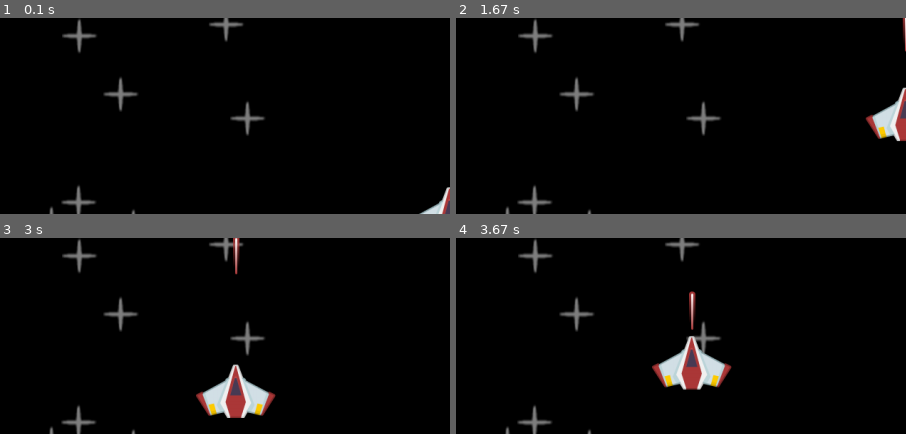
Above: before the commit, frames 1-4 (two rows, left to right).
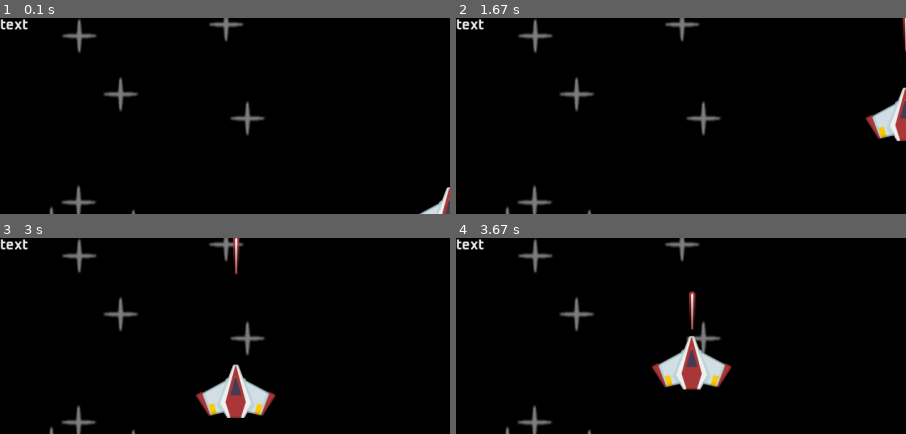
Above: after the commit, the same moments.

Repository: 7IronSnow7/Pygame
Game: pygame game, started from spaceshooter/main.py
Same seed, same stepped clock (60 frames per second), same inputs: the game is played once before the commit and once after it.
Inputs:
- Up to frame 1 (0.1 s): no input
- Up to frame 2 (1.67 s): tap Space at 0.33, 1.23, 1.53 s; hold Up 1.17-1.63 s
- Up to frame 3 (3 s): hold Left 1.67-2.13 s; tap Space at 1.73, 2.03, 2.23, 2.53, 2.8 s; hold Left 2.17-2.7 s; hold Down from 2.73 s (still down)
- Up to frame 4 (3.67 s): release Down at 3.03 s; hold Up from 3.5 s (still down); tap Space at 3.57 s
The pictures show only the part of the screen within x 0-50%, y 0-50%; the shares and areas given below are measured in that part.

The runs differ from the first frame. In frame 1, 0.2% of the frame differs, in the area x 0-7%, y 0-7%; in frame 2, 0.2%; in frame 3, 0.2%; in frame 4, 0.2%.

Commit message:
Added some text to the game which will be displaying game score etc.

Diff:
--- a/spaceshooter/main.py
+++ b/spaceshooter/main.py
@@ -80,6 +80,8 @@
         collided_sprites = pygame.sprite.spritecollide(laser, meteor_sprites, True)
         if collided_sprites:
             laser.kill()
+
+
 # General setup
 pygame.init()
 window_width, window_height = 1263, 551
@@ -93,6 +95,8 @@
 star_surf = pygame.image.load(join("spaceshooter", "images", "star.png")).convert_alpha()
 meteor_surface = pygame.image.load(join("spaceshooter", "images", "meteor.png")).convert_alpha()
 laser_sur = pygame.image.load(join("spaceshooter", "images", "laser.png")).convert_alpha()
+font = pygame.font.Font(join("spaceshooter", "images", "Oxanium-Bold.ttf"), 20)
+text_surf = font.render("text", True, (240, 240, 240))
 
 # sprites
 all_sprites = pygame.sprite.Group()
@@ -120,14 +124,14 @@
             Meteor(meteor_surface, (x, y), (all_sprites, meteor_sprites))
     # update
     all_sprites.update(dt)
+    collisions()
 
     # draw the game
     display_surface.fill("black")
     all_sprites.draw(display_surface)
 
-    # print(player.rect.colliderect(test_rect))
-    collisions()
+    display_surface.blit(text_surf, (0, 0))
     pygame.display.update()
 
 pygame.quit()
-# Time 2:53
+# Time 3:02. 00
